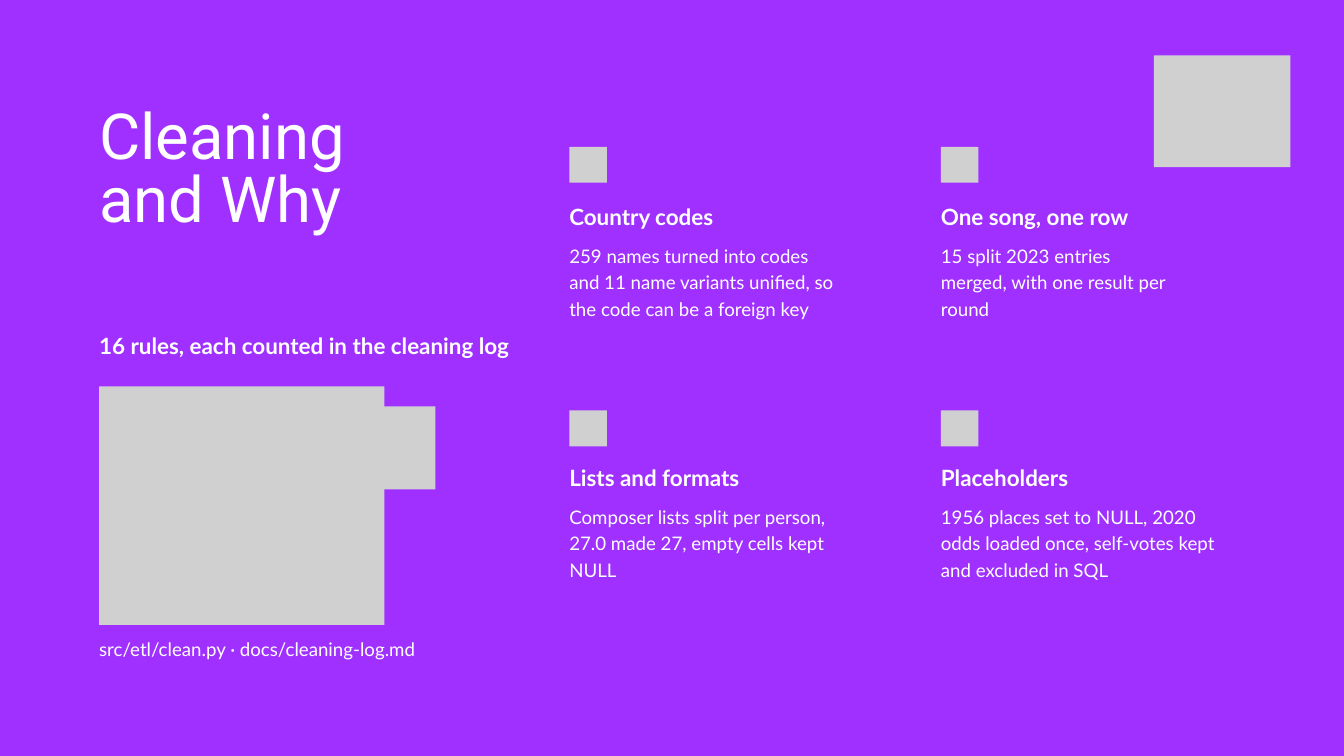
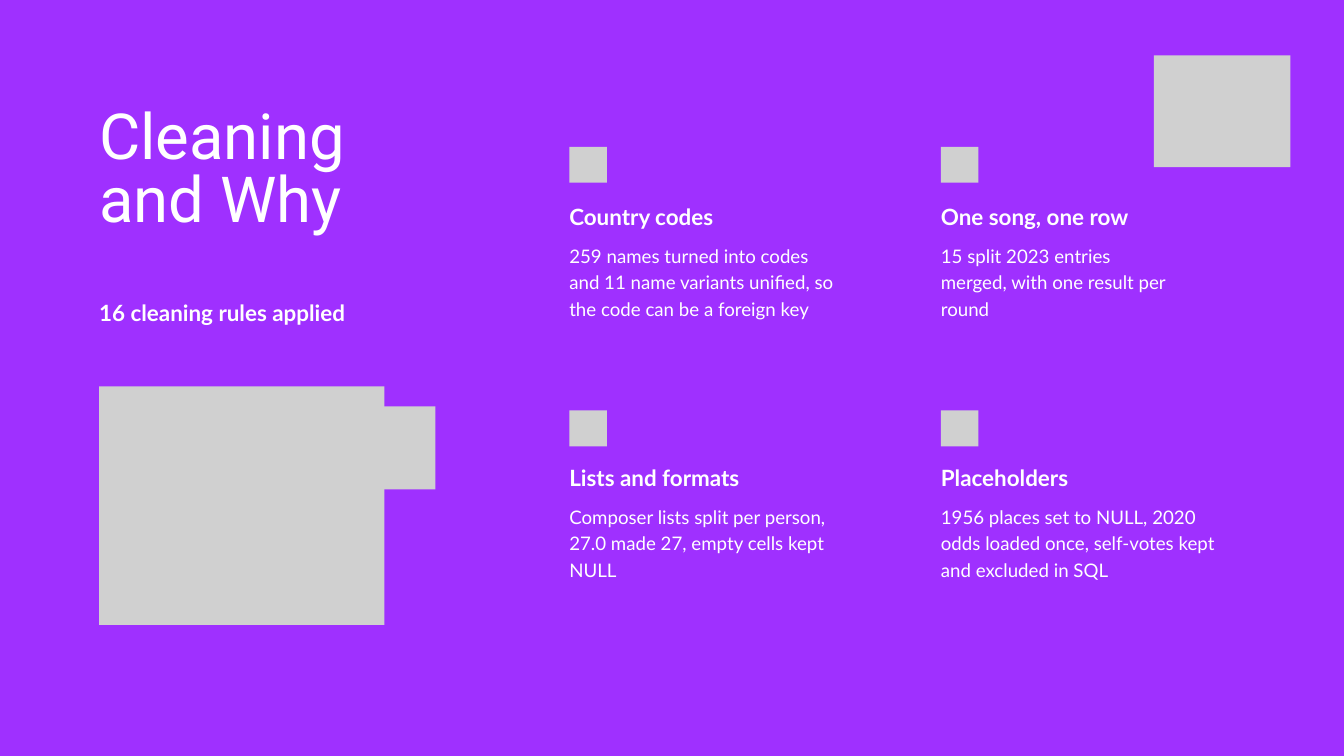
Before and after one commit to kkerekes-2005/Information_Technology_Project_Eurovision, a slide deck: slide 4 of docs/eurovision-presentation.pptx. Drawn at 1344x756 pixels with LibreOffice and Linux fonts; fonts in the diff are those of the drawing; grey boxes stand for pictures. Boxes give left, top, right and bottom in pixels: in the first picture for what was removed or moved away, otherwise in the second. Text is boxed around its words. In the diff, an @@ line names an element or a change of style, - is before the commit and + after.

```diff
--- a/docs/eurovision-presentation.pptx
+++ b/docs/eurovision-presentation.pptx
@@ text at box(99, 304, 345, 325): text changed @@
-16 rules, each counted in the cleaning log
+16 cleaning rules applied
@@ text removed at box(99, 642, 415, 660) @@
-src/etl/clean.py · docs/cleaning-log.md
```
Also in this commit, not shown: 8 other slides changed, 3 slides added, 4 slides removed, 38 other files.
